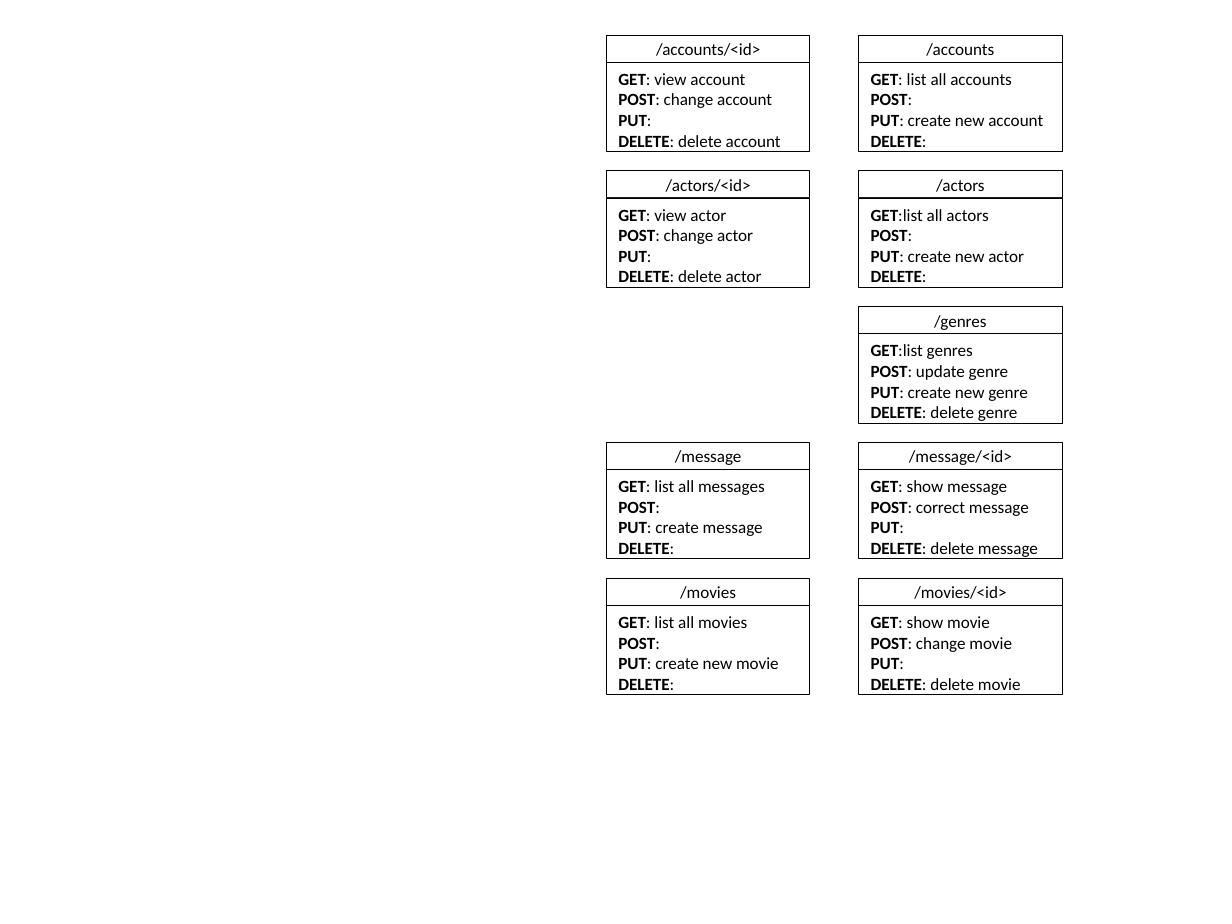
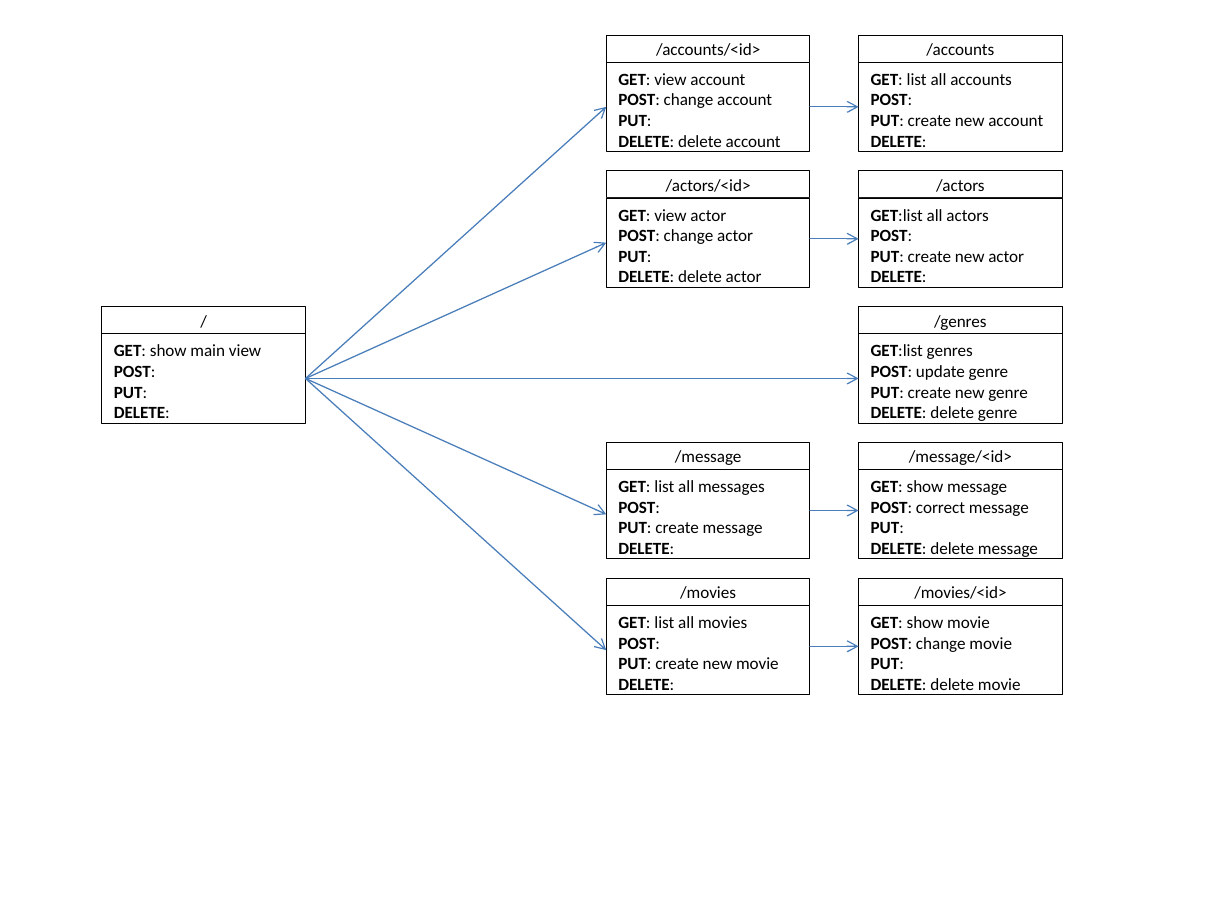
Before and after one commit to Ovanderb/WBA2VL, a slide deck: slide 1 of Server/src/Dokumentation/Resourcen.pptx. Drawn at 1232x924 pixels with LibreOffice and Linux fonts; fonts in the diff are those of the drawing. Boxes give left, top, right and bottom in pixels: in the first picture for what was removed or moved away, otherwise in the second. Text is boxed around its words. In the diff, an @@ line names an element or a change of style, - is before the commit and + after.

```diff
--- a/Server/src/Dokumentation/Resourcen.pptx
+++ b/Server/src/Dokumentation/Resourcen.pptx
@@ arrow added from (306, 378) to (606, 107), #4B7EBC 0.75 pt @@
@@ arrow added from (809, 107) to (859, 107), #4B7EBC 0.75 pt @@
@@ arrow added from (809, 239) to (859, 239), #4B7EBC 0.75 pt @@
@@ arrow added from (306, 378) to (606, 243), #4B7EBC 0.75 pt @@
@@ rectangle added at <box>102,307,306,334</box>, fill #FFFFFF, outline #000000 0.5 pt, 10 pt, text #000000 @@
+/
@@ rectangle added at <box>102,334,306,424</box>, fill #FFFFFF, outline #000000 0.5 pt, 10 pt, text #000000, bold @@
+GET: show main view
+POST:
+PUT:
+DELETE:
@@ arrow added from (306, 378) to (606, 514), #4B7EBC 0.75 pt @@
@@ arrow added from (306, 378) to (606, 650), #4B7EBC 0.75 pt @@
@@ arrow added from (306, 378) to (859, 378), #4B7EBC 0.75 pt @@
@@ arrow added from (809, 510) to (859, 510), #4B7EBC 0.75 pt @@
@@ arrow added from (809, 647) to (859, 647), #4B7EBC 0.75 pt @@
```
Also in this commit, not shown: 14 other files.
